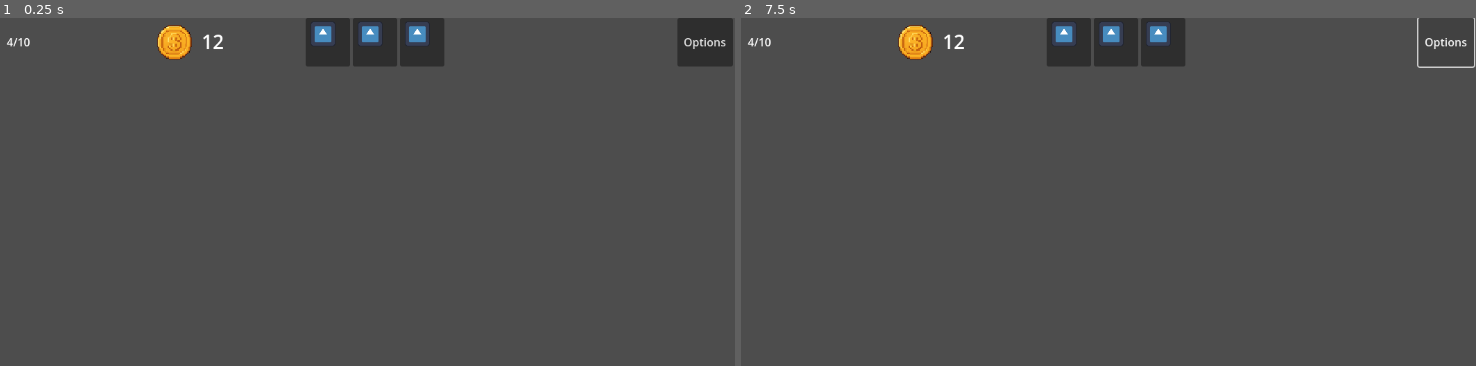
Above: before the commit, frames 1-2 (left to right).
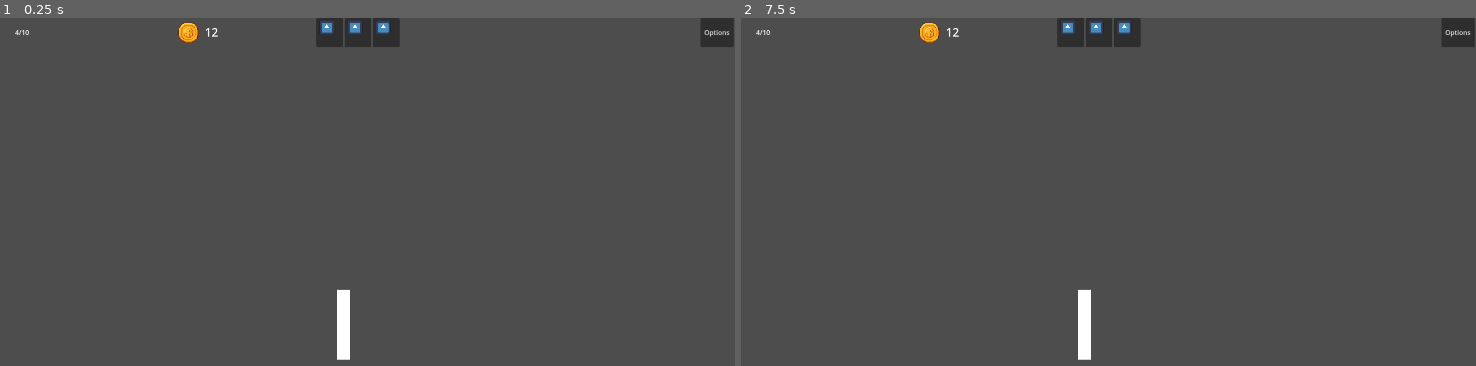
Above: after the commit, the same moments.

Repository: klaswell16/auto_battler
Game: Godot game, scene res://scenes/battle_scene.tscn
Same seed, same stepped clock (60 frames per second), same inputs: the game is played once before the commit and once after it. The project has no main scene, so this scene is started directly. The engine's default icon, where the game draws it, is replaced by a stand-in: a white triangle on a blue panel in a dark square.
Inputs (mouse positions are in pixels of both pictures, inside the frame that each line leads up to; where the layout moved, square brackets give the same spot in the first picture):
- Up to frame 1 (0.25 s): no input
- Up to frame 2 (7.5 s): click (1071, 31) [1071, 42] at 0.5 s; click (1101, 31) [1115, 42] at 1.25 s; click (1130, 31) [1159, 42] at 2 s; click (1071, 31) [1071, 42] at 2.75 s; click (1101, 31) [1115, 42] at 3.5 s; click (1130, 31) [1159, 42] at 4.25 s; click (1071, 31) [1071, 42] at 5 s; click (1101, 31) [1115, 42] at 5.75 s; click (1130, 31) [1159, 42] at 6.5 s; click "Options" at 7.25 s

The runs differ from the first frame. In frame 1, 3.6% of the frame differs, in the area x 0-100%, y 0-99%; in frame 2, 3.1%.

Commit message:
Add bottom bar

Diff:
--- a/project.godot
+++ b/project.godot
@@ -13,3 +13,8 @@
 config/name="auto_battler"
 config/features=PackedStringArray("4.5", "Forward Plus")
 config/icon="res://icon.svg"
+
+[display]
+
+window/size/viewport_width=1920
+window/size/viewport_height=1080
--- a/scenes/battle_scene.tscn
+++ b/scenes/battle_scene.tscn
@@ -10,7 +10,7 @@
 
 [node name="TopBar" type="HBoxContainer" parent="."]
 layout_mode = 0
-offset_right = 1150.0
+offset_right = 1918.0
 offset_bottom = 70.0
 alignment = 1
 
@@ -66,3 +66,65 @@
 custom_minimum_size = Vector2(80, 64)
 layout_mode = 2
 text = "Options"
+
+[node name="Board" type="Control" parent="."]
+anchors_preset = 0
+offset_right = 40.0
+offset_bottom = 40.0
+
+[node name="ArenaBG" type="TextureRect" parent="Board"]
+layout_mode = 0
+offset_right = 1922.0
+offset_bottom = 1082.0
+
+[node name="EnemyRow" type="HBoxContainer" parent="Board"]
+layout_mode = 0
+offset_left = 1041.0
+offset_top = 735.0
+offset_right = 1919.0
+offset_bottom = 854.0
+
+[node name="Container" type="Container" parent="Board/EnemyRow"]
+layout_mode = 2
+
+[node name="Container2" type="Container" parent="Board/EnemyRow"]
+layout_mode = 2
+
+[node name="Container3" type="Container" parent="Board/EnemyRow"]
+layout_mode = 2
+
+[node name="Divider" type="ColorRect" parent="Board"]
+layout_mode = 0
+offset_left = 963.0
+offset_top = 653.0
+offset_right = 996.0
+offset_bottom = 822.0
+
+[node name="PlayerRow" type="HBoxContainer" parent="Board"]
+layout_mode = 0
+offset_left = 8.0
+offset_top = 724.0
+offset_right = 928.0
+offset_bottom = 850.0
+
+[node name="Container" type="Container" parent="Board/PlayerRow"]
+layout_mode = 2
+
+[node name="Container2" type="Container" parent="Board/PlayerRow"]
+layout_mode = 2
+
+[node name="Container3" type="Container" parent="Board/PlayerRow"]
+layout_mode = 2
+
+[node name="BottomBar" type="HBoxContainer" parent="."]
+layout_mode = 0
+offset_left = 4.0
+offset_top = 894.0
+offset_right = 1918.0
+offset_bottom = 1076.0
+
+[node name="BattleLog" type="RichTextLabel" parent="BottomBar"]
+layout_mode = 2
+
+[node name="VBoxContainer" type="VBoxContainer" parent="BottomBar"]
+layout_mode = 2
